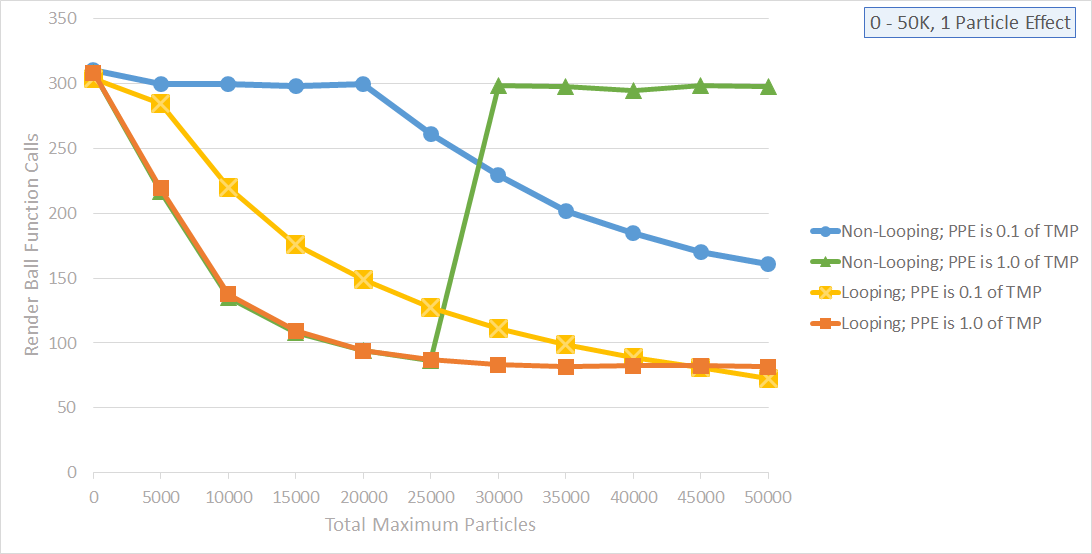
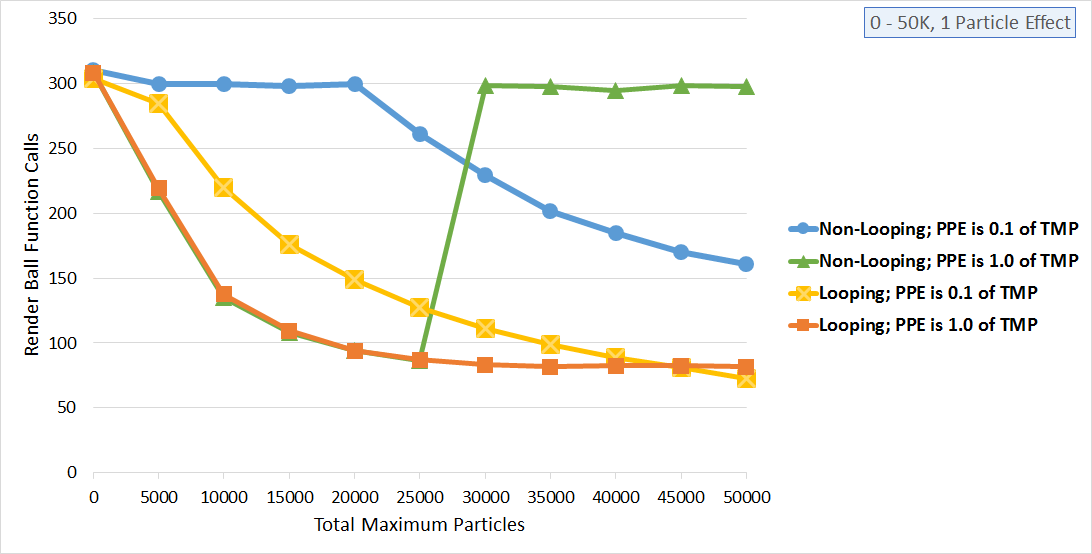
Revision of a layered 1092x554 image; what changed, layer by layer:
added layer "Layer 5" above "Layer 3" over [23, 12, 1079, 531]
added layer "Layer 4" above "Layer 1" over [23, 12, 1079, 531]
